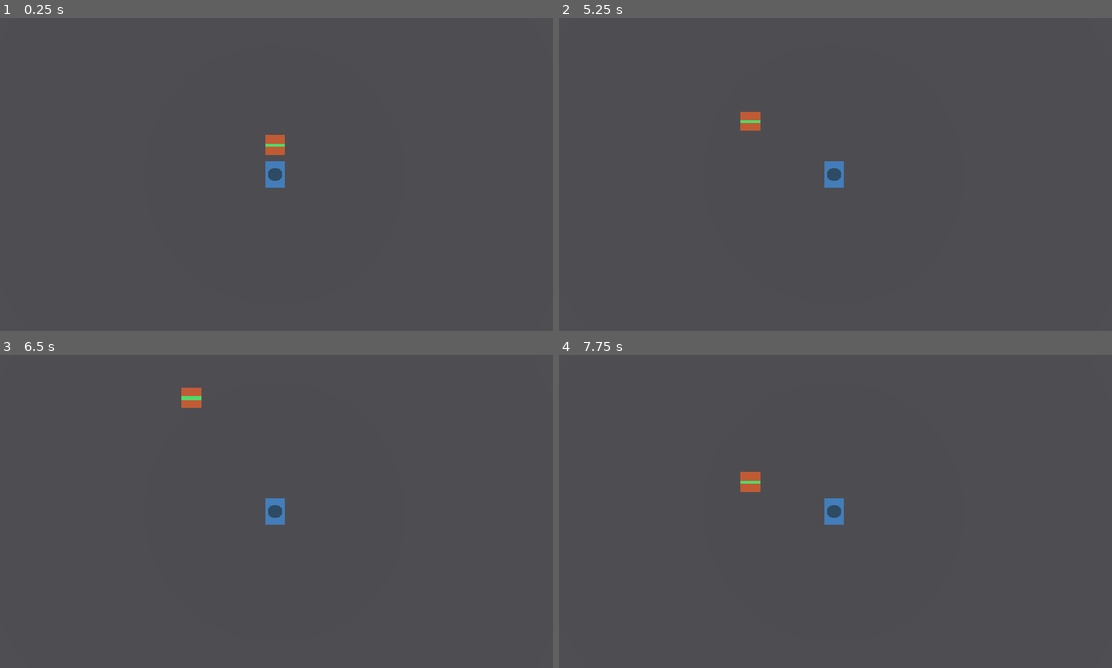
Above: before the commit, frames 1-4 (two rows, left to right).
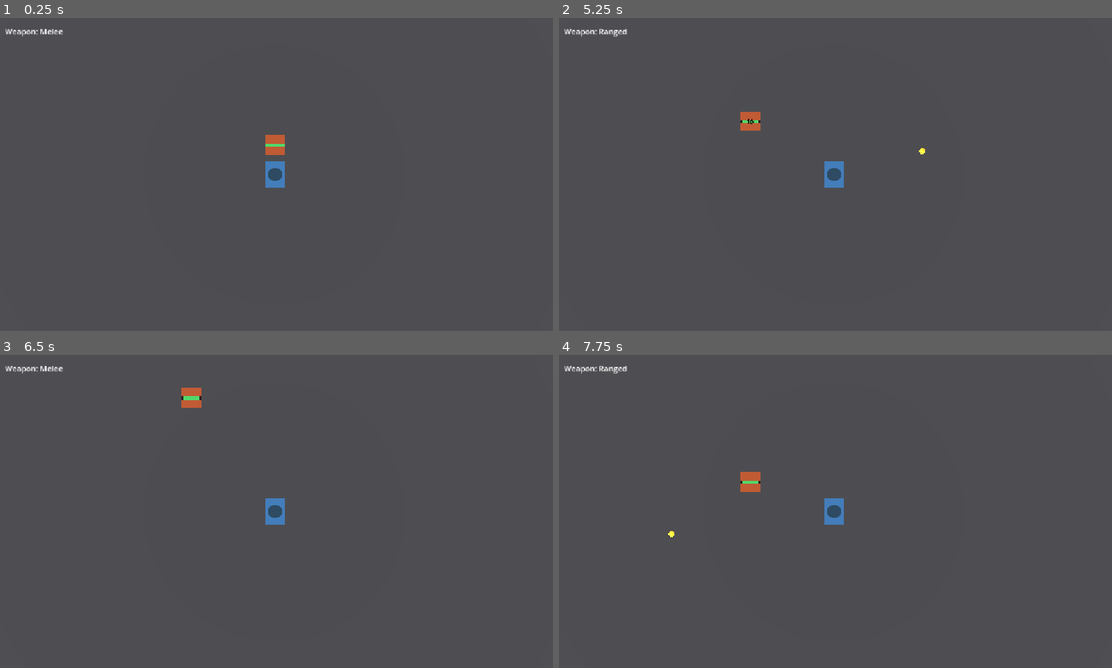
Above: after the commit, the same moments.

Repository: dazelu23-droid/battle-bots
Game: Godot game, scene res://robot_battler/arena.tscn
Two runs of this game, one before a commit and one after it. Both use one fixed random seed, a clock stepped at 60 frames per second and the inputs below.
Inputs (mouse positions are in pixels of both pictures, inside the frame that each line leads up to):
- Up to frame 1 (0.25 s): no input
- Up to frame 2 (5.25 s): tap Enter at 0.5, 3.5 s; move the mouse to (957, 158) at 0.52 s; press the mouse at (957, 158) at 0.53 s; hold D (move_right) 0.53-1.25 s; tap Q (weapon_swap) at 0.8, 2.3, 3.8 s; release the mouse at (957, 158) at 1.25 s; drag from (724, 190) to (807, 237) at 1.27 s; tap Space at 2, 5 s; move the mouse to (890, 105) at 2.02 s; press the mouse at (890, 105) at 2.03 s; hold D (move_right) 2.03-2.75 s; release the mouse at (890, 105) at 2.75 s; drag from (807, 237) to (669, 127) at 2.77 s; move the mouse to (1001, 221) at 3.52 s; press the mouse at (1001, 221) at 3.53 s; hold A (move_left) 3.53-4.25 s; release the mouse at (1001, 221) at 4.25 s; drag from (669, 127) to (752, 96) at 4.27 s; move the mouse to (863, 174) at 5.02 s; press the mouse at (863, 174) at 5.03 s; hold S (move_back) from 5.03 s (still down)
- Up to frame 3 (6.5 s): tap Q (weapon_swap) at 5.3 s; release S (move_back) at 5.75 s; release the mouse at (304, 511) at 5.75 s; drag from (193, 433) to (165, 527) at 5.77 s
- Up to frame 4 (7.75 s): tap Enter at 6.5 s; move the mouse to (957, 495) at 6.52 s; press the mouse at (957, 495) at 6.53 s; hold W (move_forward) 6.53-7.25 s; tap Q (weapon_swap) at 6.8 s; release the mouse at (957, 495) at 7.25 s; drag from (724, 527) to (807, 574) at 7.27 s

The runs differ from the first frame. In frame 1, 0.1% of the frame differs, in the area x 1-12%, y 3-6%; in frame 2, 0.2%, in the area x 1-67%, y 3-44%; in frame 3, 0.1%; in frame 4, 0.2%.

Commit message:
Add ranged attack, weapon swap, and weapon HUD label

Diff:
--- a/robot_battler/player_robot.gd
+++ b/robot_battler/player_robot.gd
@@ -7,18 +7,35 @@
 @export var melee_range: float = 2.2
 @export var melee_cooldown: float = 0.5
 
+@export_group("Ranged")
+@export var ranged_damage: float = 10.0
+@export var ranged_speed: float = 18.0
+@export var ranged_max_distance: float = 20.0
+@export var ranged_cooldown: float = 0.35
+
+enum Weapon { MELEE, RANGED }
+
 const MELEE_HITBOX_SCENE := preload("res://robot_battler/melee_hitbox.tscn")
+const PROJECTILE_SCENE := preload("res://robot_battler/projectile.tscn")
 
 @onready var turret: Node3D = $Turret
 @onready var muzzle: Marker3D = $Turret/Muzzle
 @onready var camera: Camera3D = $Camera3D
+@onready var weapon_label: Label = $HUD/WeaponLabel
 
 var aim_point: Vector3 = Vector3.ZERO
+var current_weapon: Weapon = Weapon.MELEE
+
 var _melee_cooldown_remaining: float = 0.0
+var _ranged_cooldown_remaining: float = 0.0
+
+
+func _ready() -> void:
+	_update_weapon_label()
 
 
 func _physics_process(delta: float) -> void:
-	_melee_cooldown_remaining = maxf(0.0, _melee_cooldown_remaining - delta)
+	_update_cooldowns(delta)
 	_handle_movement()
 	_handle_aim()
 	move_and_slide()
@@ -27,6 +44,13 @@
 func _unhandled_input(event: InputEvent) -> void:
 	if event.is_action_pressed("attack"):
 		attack()
+	elif event.is_action_pressed("weapon_swap"):
+		swap_weapon()
+
+
+func _update_cooldowns(delta: float) -> void:
+	_melee_cooldown_remaining = maxf(0.0, _melee_cooldown_remaining - delta)
+	_ranged_cooldown_remaining = maxf(0.0, _ranged_cooldown_remaining - delta)
 
 
 func _handle_movement() -> void:
@@ -56,8 +80,16 @@
 		turret.look_at(look_target, Vector3.UP)
 
 
+func swap_weapon() -> void:
+	current_weapon = Weapon.RANGED if current_weapon == Weapon.MELEE else Weapon.MELEE
+	_update_weapon_label()
+
+
 func attack() -> void:
-	_attack_melee()
+	if current_weapon == Weapon.MELEE:
+		_attack_melee()
+	else:
+		_attack_ranged()
 
 
 func _attack_melee() -> void:
@@ -68,3 +100,23 @@
 	get_tree().current_scene.add_child(hitbox)
 	hitbox.global_transform = muzzle.global_transform
 	hitbox.setup(melee_damage, melee_range, self)
+
+
+func _attack_ranged() -> void:
+	if _ranged_cooldown_remaining > 0.0:
+		return
+	_ranged_cooldown_remaining = ranged_cooldown
+	var projectile := PROJECTILE_SCENE.instantiate()
+	get_tree().current_scene.add_child(projectile)
+	projectile.global_transform = muzzle.global_transform
+	var direction := aim_point - muzzle.global_position
+	direction.y = 0.0
+	if direction.length() > 0.01:
+		direction = direction.normalized()
+	else:
+		direction = -muzzle.global_transform.basis.z
+	projectile.setup(direction, ranged_speed, ranged_damage, ranged_max_distance, self)
+
+
+func _update_weapon_label() -> void:
+	weapon_label.text = "Weapon: Melee" if current_weapon == Weapon.MELEE else "Weapon: Ranged"
--- a/robot_battler/player_robot.tscn
+++ b/robot_battler/player_robot.tscn
@@ -49,3 +49,12 @@
 projection = 1
 current = true
 size = 16.0
+
+[node name="HUD" type="CanvasLayer" parent="." unique_id=735723225]
+
+[node name="WeaponLabel" type="Label" parent="HUD" unique_id=1374429027]
+offset_left = 16.0
+offset_top = 16.0
+offset_right = 17.0
+offset_bottom = 39.0
+text = "Weapon: Melee"
--- /dev/null
+++ b/robot_battler/projectile.gd
@@ -0,0 +1,38 @@
+extends Area3D
+
+var _direction: Vector3 = Vector3.FORWARD
+var _speed: float = 18.0
+var _damage: float = 10.0
+var _max_distance: float = 20.0
+var _traveled: float = 0.0
+var _attacker: Node = null
+
+
+func setup(direction: Vector3, speed: float, damage: float, max_distance: float, attacker: Node) -> void:
+	_direction = direction
+	_speed = speed
+	_damage = damage
+	_max_distance = max_distance
+	_attacker = attacker
+	if direction.length() > 0.01:
+		look_at(global_position + direction, Vector3.UP)
+
+
+func _ready() -> void:
+	body_entered.connect(_on_body_entered)
+
+
+func _physics_process(delta: float) -> void:
+	var step := _direction * _speed * delta
+	global_position += step
+	_traveled += step.length()
+	if _traveled >= _max_distance:
+		queue_free()
+
+
+func _on_body_entered(body: Node) -> void:
+	if body == _attacker:
+		return
+	if body.has_method("take_damage"):
+		body.take_damage(_damage)
+	queue_free()
--- /dev/null
+++ b/robot_battler/projectile.tscn
@@ -0,0 +1,28 @@
+[gd_scene format=3 uid="uid://c8otlx6stthhq"]
+
+[ext_resource type="Script" uid="uid://c2d3k5qsdworw" path="res://robot_battler/projectile.gd" id="1_tp1ma"]
+
+[sub_resource type="SphereShape3D" id="SphereShape3D_sam0c"]
+radius = 0.15
+
+[sub_resource type="StandardMaterial3D" id="StandardMaterial3D_1avo6"]
+albedo_color = Color(1, 0.8, 0.2, 1)
+emission_enabled = true
+emission = Color(1, 0.8, 0.2, 1)
+
+[sub_resource type="SphereMesh" id="SphereMesh_ld6gx"]
+radius = 0.15
+height = 0.3
+
+[node name="Projectile" type="Area3D" unique_id=960225734]
+collision_layer = 0
+collision_mask = 4
+monitorable = false
+script = ExtResource("1_tp1ma")
+
+[node name="CollisionShape3D" type="CollisionShape3D" parent="." unique_id=361306142]
+shape = SubResource("SphereShape3D_sam0c")
+
+[node name="MeshInstance3D" type="MeshInstance3D" parent="." unique_id=2102384635]
+material_override = SubResource("StandardMaterial3D_1avo6")
+mesh = SubResource("SphereMesh_ld6gx")
Not shown, added: robot_battler/projectile.gd.uid
